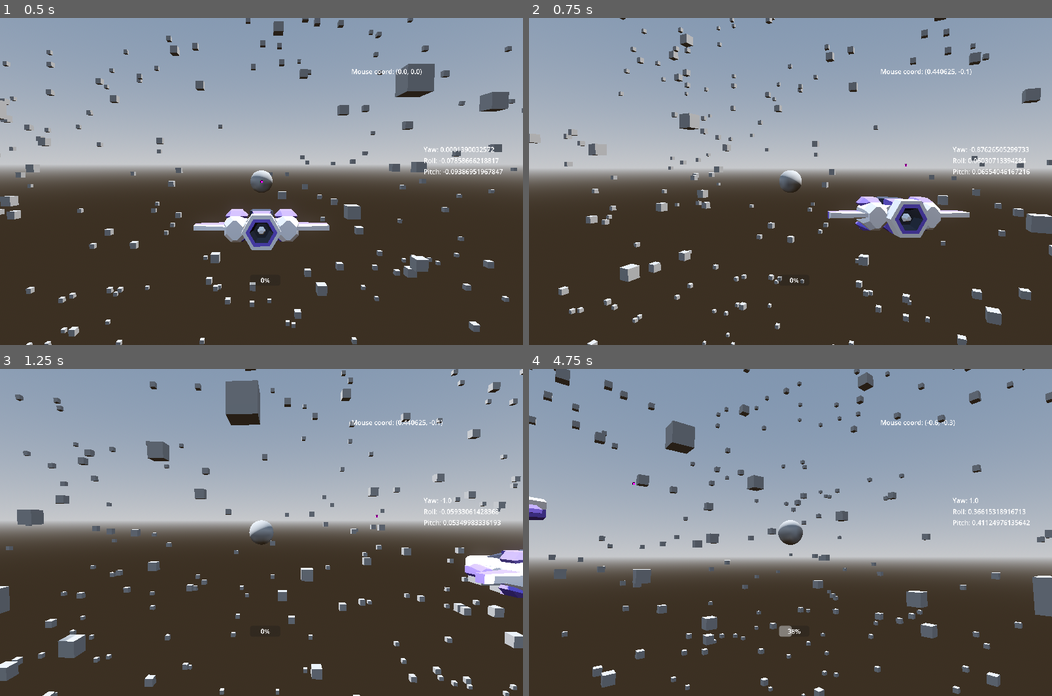
Above: before the commit, frames 1-4 (two rows, left to right).
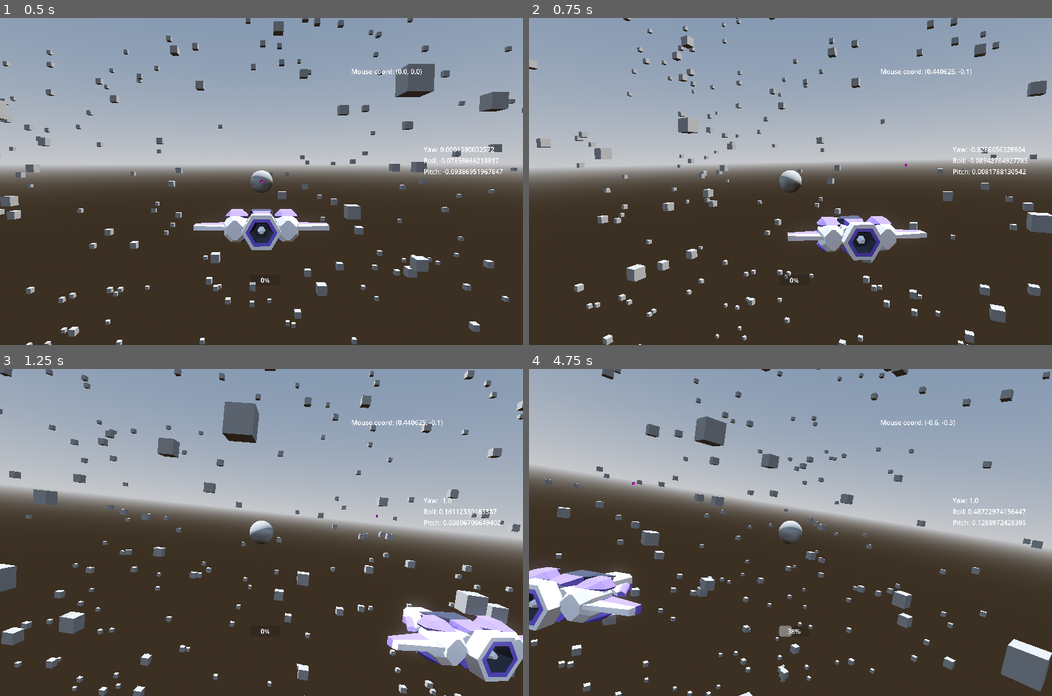
Above: after the commit, the same moments.

Repository: cgorto/space-ships
Game: Godot game, scene res://scenes/test_scene.tscn
The game is run twice, just before and just after one commit, with the same random seed, the same clock (stepped at 60 frames per second) and the same inputs.
Inputs (mouse positions are in pixels of both pictures, inside the frame that each line leads up to):
- Up to frame 1 (0.5 s): no input
- Up to frame 2 (0.75 s): move the mouse to (905, 165) at 0.52 s; hold D (move_right) from 0.53 s (still down)
- Up to frame 3 (1.25 s): keep holding D (move_right)
- Up to frame 4 (4.75 s): move the mouse to (685, 548) at 1.27 s; release D (move_right) at 1.28 s; hold S (move_backward) 1.28-2.03 s; move the mouse to (842, 460) at 2.02 s; hold D (move_right) 2.03-2.78 s; move the mouse to (764, 597) at 2.77 s; hold W (move_forward) 2.78-3.53 s; move the mouse to (947, 581) at 3.52 s; hold A (move_left) from 3.53 s (still down); move the mouse to (633, 483) at 4.27 s

Frame 1 is identical in both runs. In frame 2, 14% of the frame differs, in the area x 0-100%, y 0-100%; in frame 3, 22%; in frame 4, 41%.

Commit message:
Rotates instead of Basis

Diff:
--- a/scenes/game_object/ship/csg_mesh_3d.gd
+++ /dev/null
@@ -1,10 +0,0 @@
-extends CSGMesh3D
-
-var counter: float = 0
-
-func _physics_process(delta: float) -> void:
-	counter += delta
-
-	if counter > 1:
-		print(global_position)
-		counter = 0
--- a/scenes/game_object/ship/ship.tscn
+++ b/scenes/game_object/ship/ship.tscn
@@ -4,11 +4,23 @@
 [ext_resource type="Script" path="res://scenes/game_object/ship/ship.gd" id="1_i8rlt"]
 [ext_resource type="Script" path="res://scenes/game_object/ship/ship_input.gd" id="3_44wn0"]
 [ext_resource type="Script" path="res://scenes/game_object/ship/ship_physics.gd" id="3_fcr5x"]
-[ext_resource type="Script" path="res://scenes/game_object/ship/csg_mesh_3d.gd" id="3_g316e"]
 
 [sub_resource type="SphereMesh" id="SphereMesh_3sdwg"]
 radius = 5.0
 height = 10.0
+
+[sub_resource type="GDScript" id="GDScript_n80v5"]
+script/source = "extends CSGMesh3D
+
+var counter: float = 0
+
+func _physics_process(delta: float) -> void:
+	counter += delta
+
+	if counter > 1:
+		print(global_position)
+		counter = 0
+"
 
 [sub_resource type="CapsuleShape3D" id="CapsuleShape3D_1ua5q"]
 radius = 0.636094
@@ -37,7 +49,7 @@
 [node name="CSGMesh3D" type="CSGMesh3D" parent="Visual"]
 transform = Transform3D(1, 0, 0, 0, 1, 0, 0, 0, 1, 0, 0, -100)
 mesh = SubResource("SphereMesh_3sdwg")
-script = ExtResource("3_g316e")
+script = SubResource("GDScript_n80v5")
 
 [node name="CollisionShape3D" type="CollisionShape3D" parent="."]
 transform = Transform3D(1, 0, 0, 0, -4.37114e-08, -1, 0, 1, -4.37114e-08, 0, 0, -0.634606)
--- a/scenes/game_object/ship_camera/camera_rig.gd
+++ b/scenes/game_object/ship_camera/camera_rig.gd
@@ -5,9 +5,9 @@
 @export var fancy_cam: bool
 
 @export_category("Lookahead Values")
-@export var horizontal_turn_angle: float = deg_to_rad(25)
-@export var vertical_turn_up_angle: float = deg_to_rad(60)
-@export var vertical_turn_down_angle: float = deg_to_rad(45)
+@export var horizontal_turn_angle: float = deg_to_rad(-20)
+@export var vertical_turn_up_angle: float = deg_to_rad(30)
+@export var vertical_turn_down_angle: float = deg_to_rad(20)
 
 @onready var camera: Node3D = $LookAheadRig/MainCamera/Camera3D
 @onready var look_ahead_rig: Node3D = $LookAheadRig
@@ -37,22 +37,23 @@
 
 	var mouse_screen: Vector2 = (mouse_pos - (screen_size * 0.5)) / (screen_size * 0.5)
 	mouse_screen = mouse_screen.clampf(-1,1)
-
 	var horizontal: float = horizontal_turn_angle * mouse_screen.x
 	var vertical: float = vertical_turn_down_angle * mouse_screen.y if mouse_screen.y < 0.0 else vertical_turn_up_angle * mouse_screen.y
 
-	var target_rotation: Basis = Basis.from_euler(Vector3(-vertical,-horizontal,0))
-	look_ahead_rig.basis = look_ahead_rig.basis.slerp(target_rotation, smooth_speed * delta)
+	#var target_rotation: Basis = Basis.from_euler(Vector3(vertical,horizontal,0),0)
+	#look_ahead_rig.basis = look_ahead_rig.basis.slerp(target_rotation, smooth_speed * delta)
 
+	look_ahead_rig.rotate(Vector3.BACK, vertical * delta)
+	look_ahead_rig.rotate(Vector3.RIGHT, horizontal * delta)
 	var up: Vector3 = global_transform.basis.y
-
 
 	var lookahead_pos: Vector3 = ship.global_position-(ship.global_transform.basis.z * 100)
 	$LookAheadRig/MainCamera/Camera3D/RayCast3D.target_position = camera.to_local(lookahead_pos)
-	counter += delta
-	if counter > 1:
-		print("Look ahead: " + str(-ship.global_transform.basis.z * 100))
-		print("THIS ONE" + str(lookahead_pos))
-		counter = 0
-	camera.look_at(lookahead_pos)
-	#camera.basis = camera.basis.looking_at(lookahead_pos, up)
+	#counter += delta
+	#if counter > .5:
+		#look_ahead_rig.basis = look_ahead_rig.basis.orthonormalized()
+		#counter=0.0
+
+	#camera.look_at(lookahead_pos, camera.basis.y)
+	camera.look_at(lookahead_pos, look_ahead_rig.basis.y)
+	#camera.basis = camera.basis.looking_at(lookahead_pos, global_basis.y)
Not shown: 1 places in scenes/test_scene.tscn that only renumber resources
